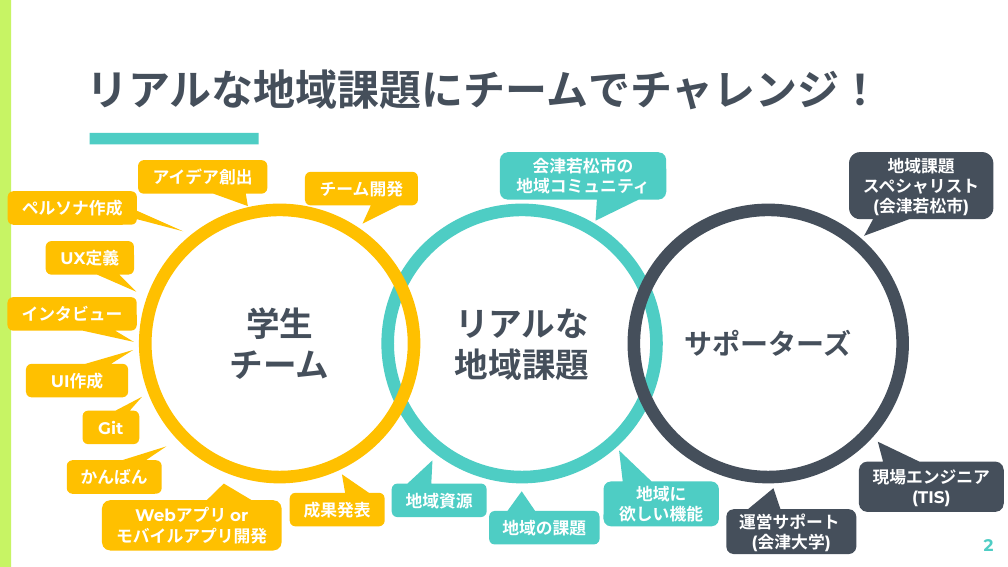
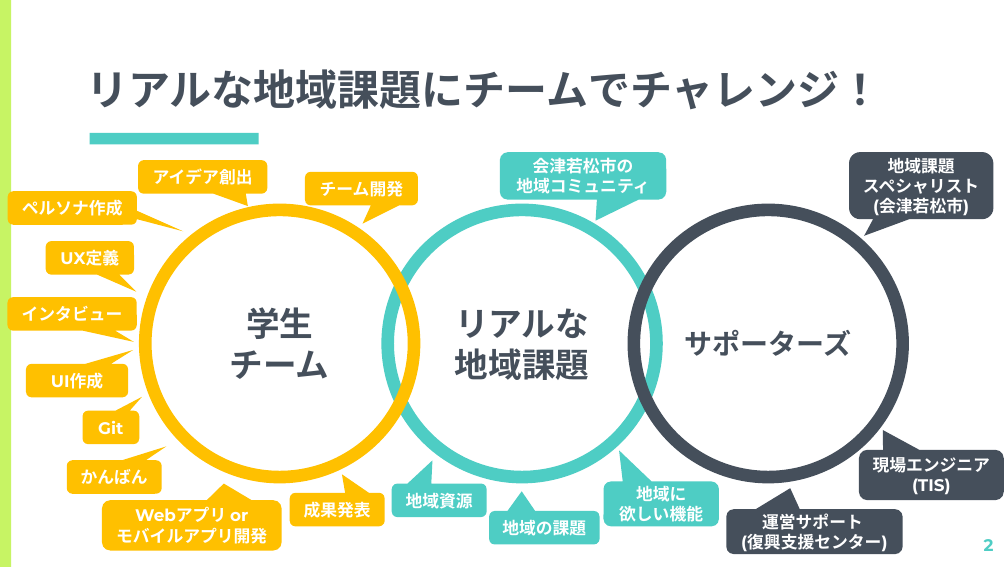
Before and after one commit to kiyohome/wacchi, a slide deck: slide 2 of 2021/ITで地域課題を解決しよう.pptx. Drawn at 1008x567 pixels with LibreOffice and Linux fonts; fonts in the diff are those of the drawing. Boxes give left, top, right and bottom in pixels: in the first picture for what was removed or moved away, otherwise in the second. Text is boxed around its words. In the diff, an @@ line names an element or a change of style, - is before the commit and + after.

Commit message:
21年度の会津大向け勉強会資料の追加

```diff
--- a/2021/ITで地域課題を解決しよう.pptx
+++ b/2021/ITで地域課題を解決しよう.pptx
@@ rounded speech box "現場エンジニア": place and size @@
-rounded speech box "現場エンジニア" at box(859, 462, 1004, 512)
+rounded speech box "現場エンジニア" at box(859, 450, 1004, 500)
@@ rounded speech box "現場エンジニア" at box(859, 450, 1004, 500): proportions changed @@
@@ rounded speech box "運営サポート": place and size @@
-rounded speech box "運営サポート" at box(727, 509, 857, 554)
+rounded speech box "運営サポート" at box(727, 509, 903, 554)
@@ text in rounded speech box at box(741, 533, 887, 552): text changed @@
-(会津大学)
+(復興支援センター)
```
Also in this commit, not shown: 3 other slides changed, 2 other files.
